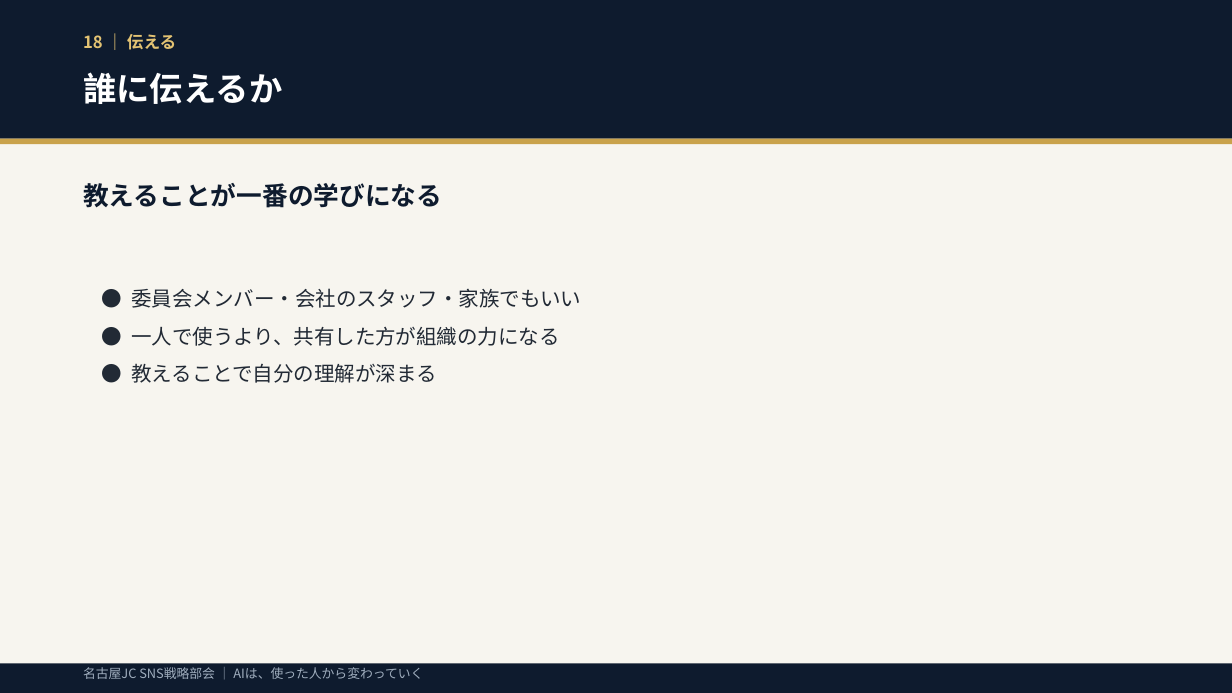
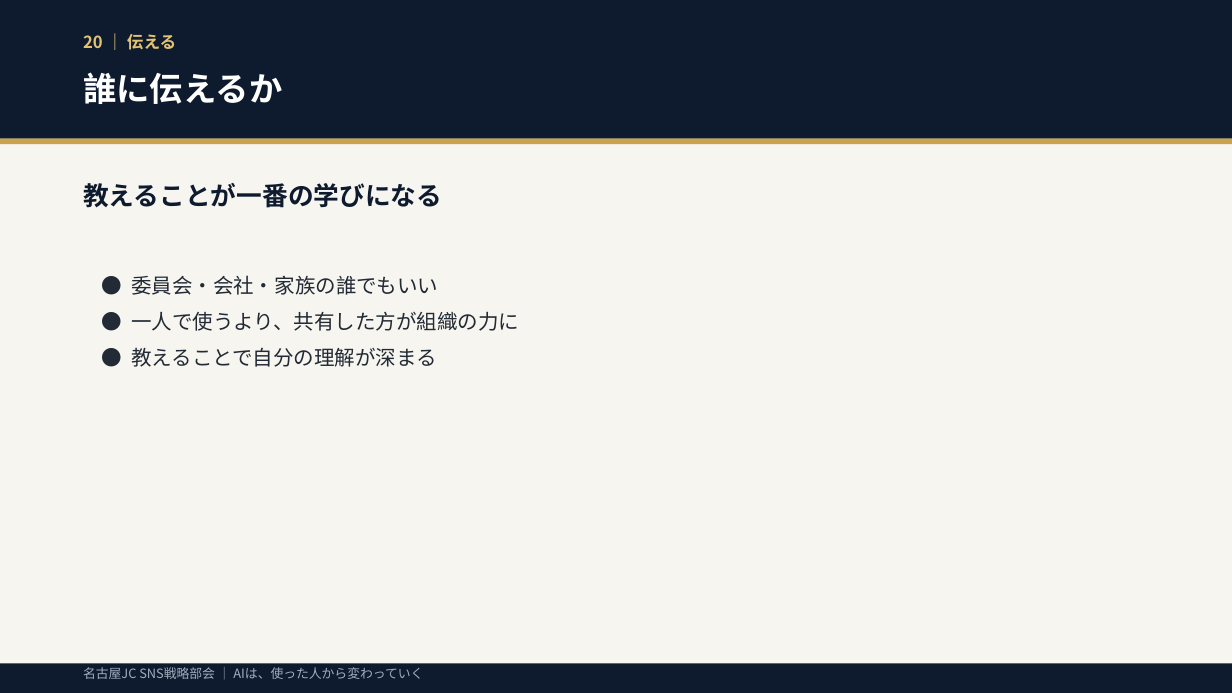
Before and after one commit to unaginobori1205/bushido-dev, a slide deck: slide 20 of ai_sns_seminar_deck.pptx (slide 18 before the commit). Drawn at 1232x693 pixels with LibreOffice and Linux fonts; fonts in the diff are those of the drawing. Boxes give left, top, right and bottom in pixels: in the first picture for what was removed or moved away, otherwise in the second. Text is boxed around its words. In the diff, an @@ line names an element or a change of style, - is before the commit and + after.

```diff
--- a/ai_sns_seminar_deck.pptx
+++ b/ai_sns_seminar_deck.pptx
@@ text at <box>83,34,177,50</box>: text changed @@
-18 ｜ 伝える
+20 ｜ 伝える
@@ text "● 委員会・会社・家族の誰でもいい": place and size @@
-text "● 委員会・会社・家族の誰でもいい" at <box>131,288,581,383</box>
+text "● 委員会・会社・家族の誰でもいい" at <box>131,275,519,367</box>
@@ text at <box>131,275,519,331</box>: text changed @@
-● 委員会メンバー・会社のスタッフ・家族でもいい
-● 一人で使うより、共有した方が組織の力になる
+● 委員会・会社・家族の誰でもいい
+● 一人で使うより、共有した方が組織の力に
@@ text at <box>131,347,437,367</box>: less space between paragraphs @@
```
Also in this commit, not shown: 18 other slides changed, 2 slides added, 1 slide removed, 2 other files.
